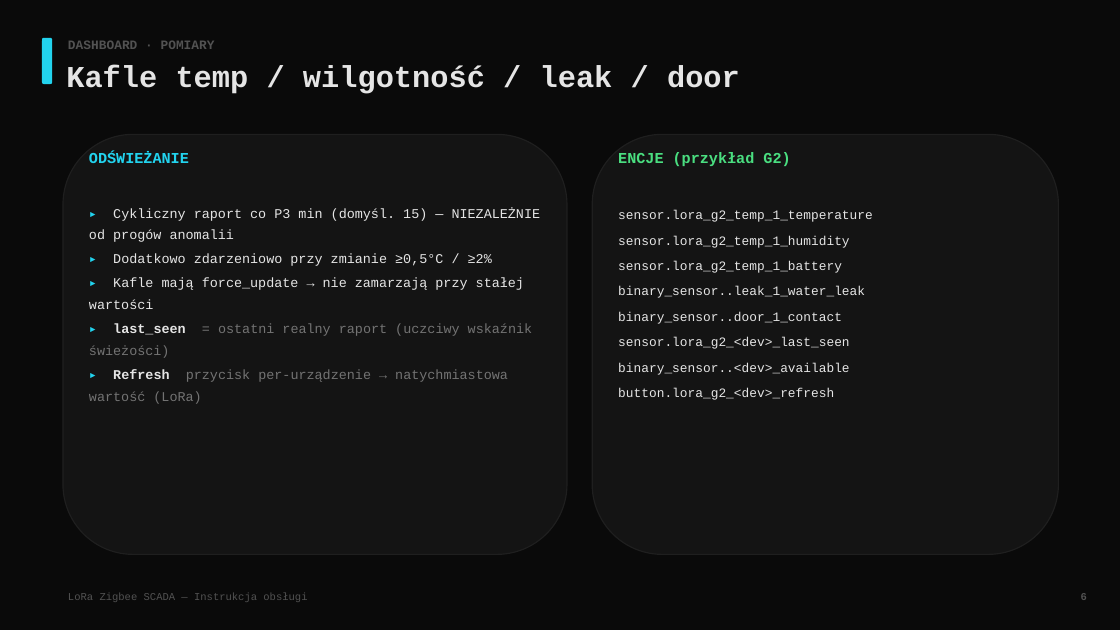
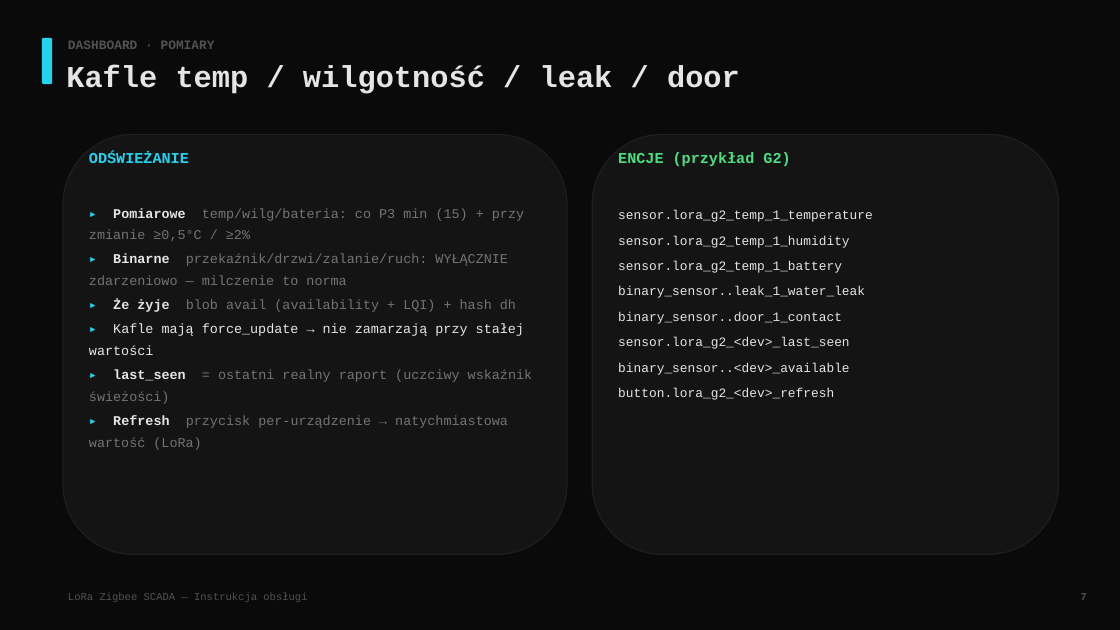
Before and after one commit to sodo1234/meshtastic-gateway, a slide deck: slide 8 of docs/RUNBOOK_prezentacja.pptx (slide 7 before the commit). Drawn at 1120x630 pixels with LibreOffice and Linux fonts; fonts in the diff are those of the drawing. Boxes give left, top, right and bottom in pixels: in the first picture for what was removed or moved away, otherwise in the second. Text is boxed around its words. In the diff, an @@ line names an element or a change of style, - is before the commit and + after.

```diff
--- a/docs/RUNBOOK_prezentacja.pptx
+++ b/docs/RUNBOOK_prezentacja.pptx
@@ text at (89,208,524,312): text changed; text colour #E5E5E5 to #737373 @@
-▸ Cykliczny raport co P3 min (domyśl. 15) — NIEZALEŻNIE od progów anomalii
-▸ Dodatkowo zdarzeniowo przy zmianie ≥0,5°C / ≥2%
+▸ Pomiarowe temp/wilg/bateria: co P3 min (15) + przy zmianie ≥0,5°C / ≥2%
+▸ Binarne przekaźnik/drzwi/zalanie/ruch: WYŁĄCZNIE zdarzeniowo — milczenie to norma
+▸ Że żyje blob avail (availability + LQI) + hash dh
@@ text at (1081,593,1087,600): text changed @@
-6
+7
```
Also in this commit, not shown: 11 other slides changed, 4 slides added, 3 other files.
